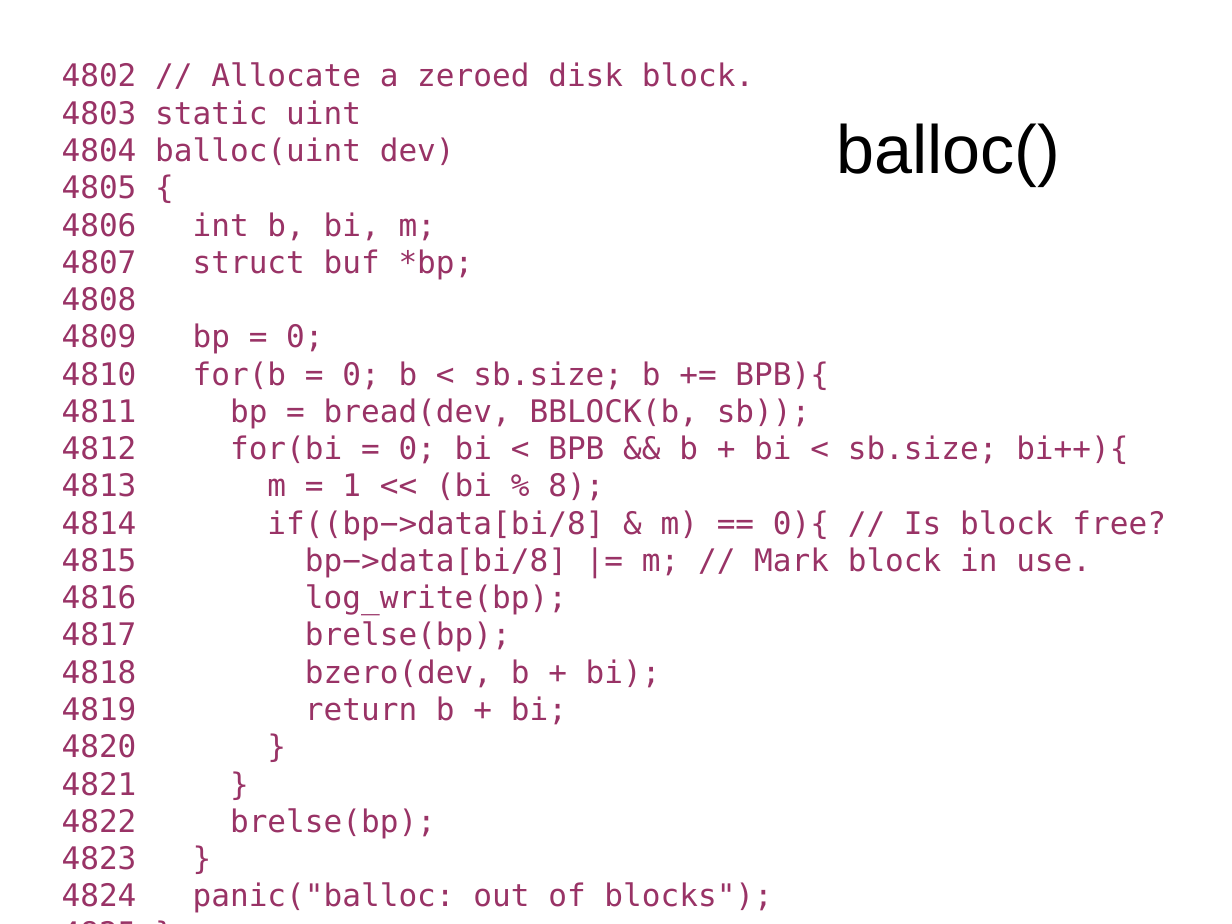
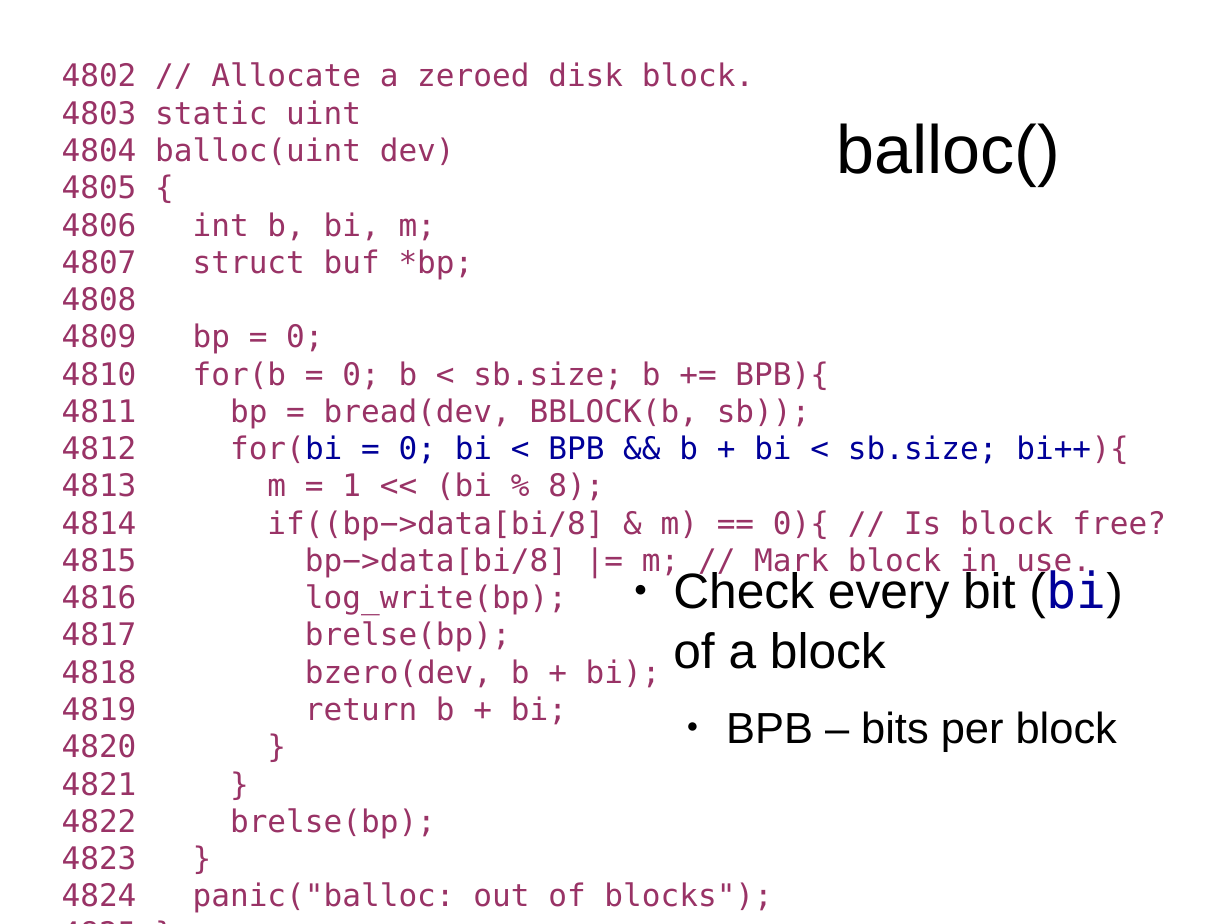
Before and after one commit to antonburtsev/cs5460, a slide deck: slide 100 of lectures/lecture16-file-system/lecture16-file-system.odp. Drawn at 1232x924 pixels with LibreOffice and Linux fonts; fonts in the diff are those of the drawing. Boxes give left, top, right and bottom in pixels: in the first picture for what was removed or moved away, otherwise in the second. Text is boxed around its words. In the diff, an @@ line names an element or a change of style, - is before the commit and + after.

```diff
--- a/lectures/lecture16-file-system/lecture16-file-system.odp
+++ b/lectures/lecture16-file-system/lecture16-file-system.odp
@@ text at [62, 435, 1129, 464]: text colour #993366 to #000099 in "for(bi = 0; bi < BPB && ..." @@
@@ text added at [586, 569, 1117, 752], 32 pt, text #000000 @@
+● Check every bit (bi) of a block
+  ● BPB – bits per block
```
Also in this commit, not shown: 7 other slides changed, 3 slides added, 2 other files.
